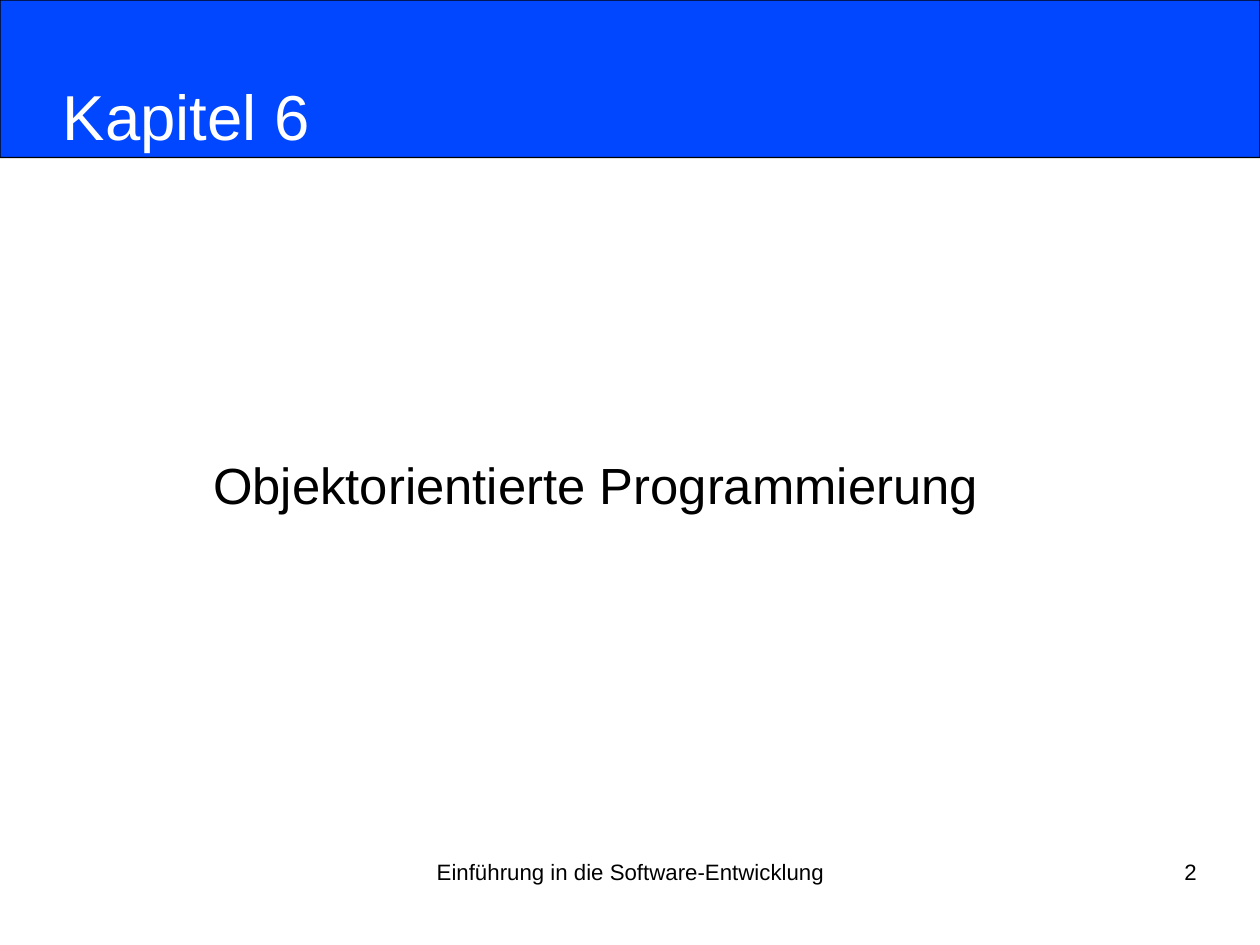
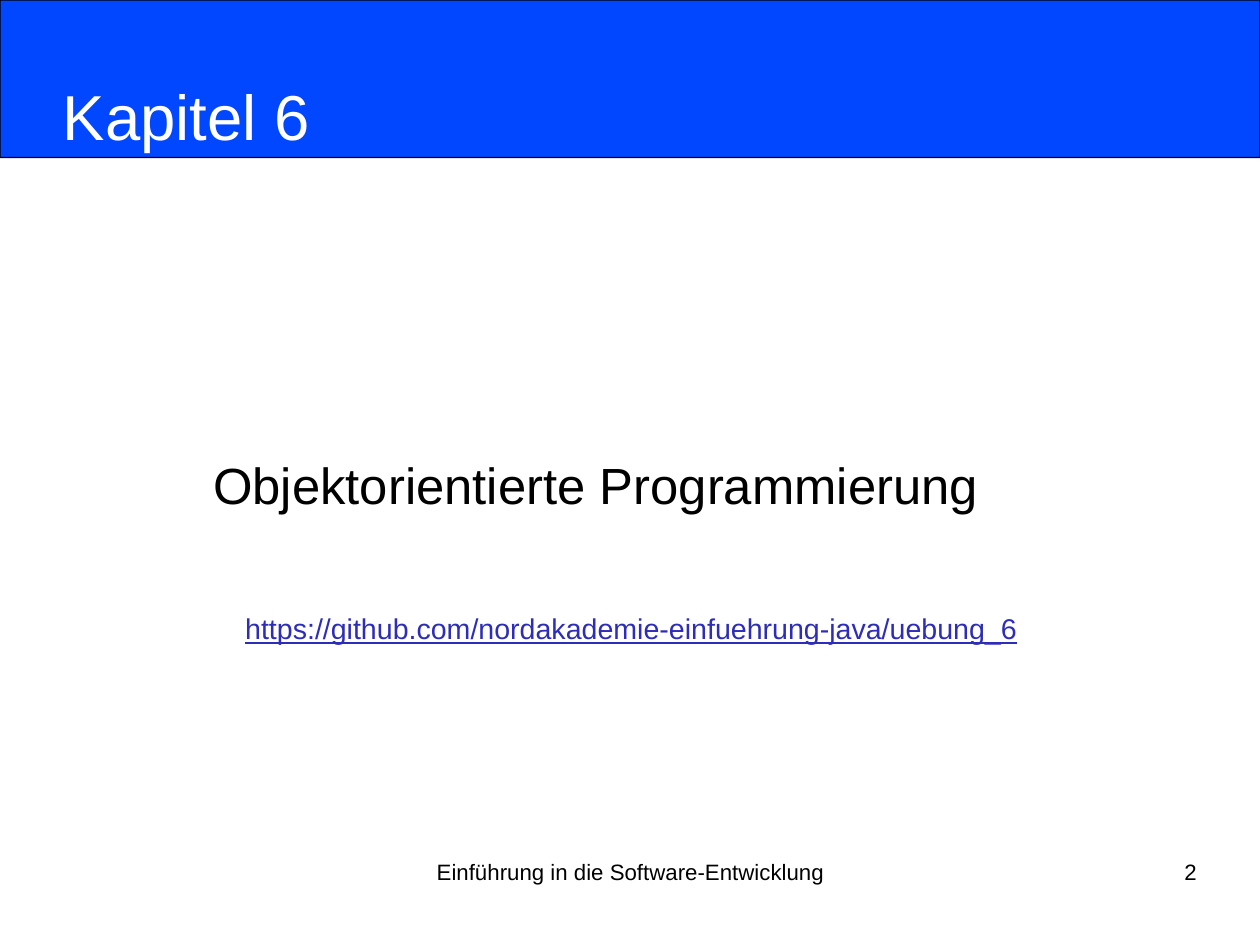
Before and after one commit to nordakademie-einfuehrung-java/vorlesungsskript, a slide deck: slide 2 of folien/Semester_03_Termin_07_Kapitel06.pptx. Drawn at 1260x945 pixels with LibreOffice and Linux fonts; fonts in the diff are those of the drawing. Boxes give left, top, right and bottom in pixels: in the first picture for what was removed or moved away, otherwise in the second. Text is boxed around its words. In the diff, an @@ line names an element or a change of style, - is before the commit and + after.

```diff
--- a/folien/Semester_03_Termin_07_Kapitel06.pptx
+++ b/folien/Semester_03_Termin_07_Kapitel06.pptx
@@ text added at [245,618,1017,645], 18 pt, text #2D2DB9, underline @@
+https://github.com/nordakademie-einfuehrung-java/uebung_6
```
Also in this commit, not shown: 6 other slides changed.
